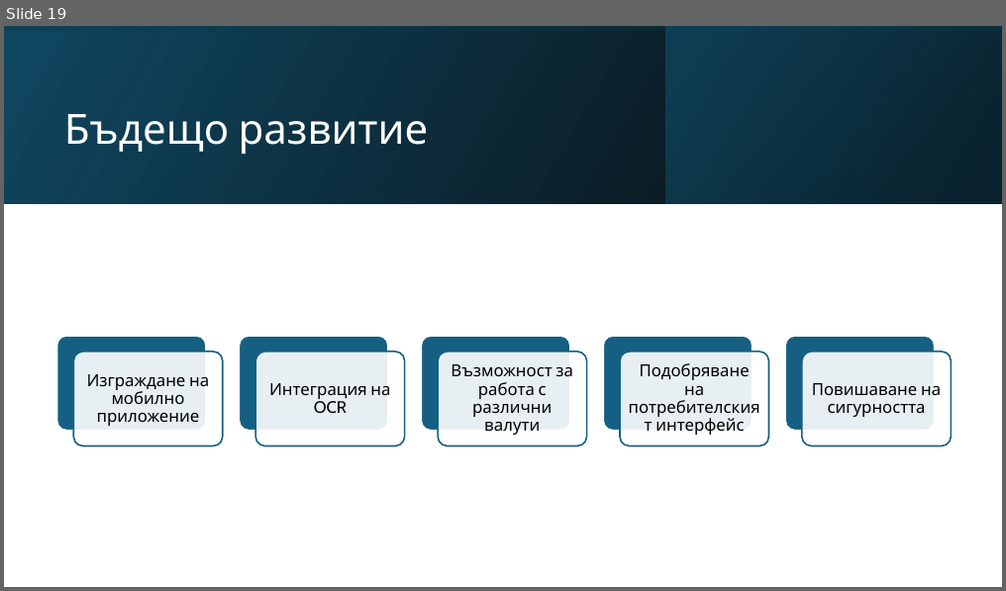
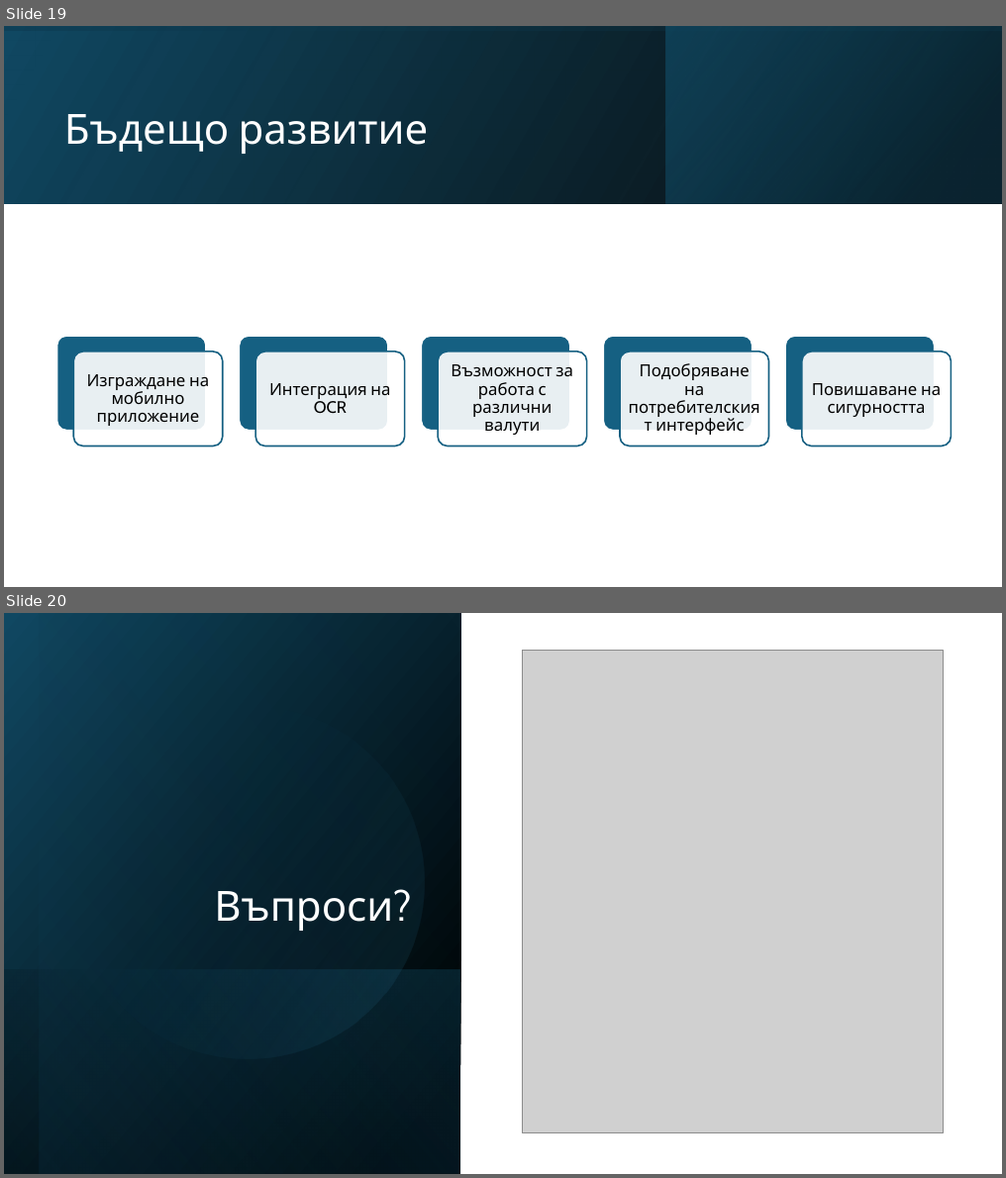
Before and after one commit to Exonault/MastersProject, a slide deck: Document/Presentation.pptx. Shown one above the other, each under a label of ours: slide 19 before the commit, slides 19 and 20 after it. The pictures are 1006x591 and 1006x1178 pixels, drawn with LibreOffice and Linux fonts; fonts in the diff are those of the drawing; grey boxes stand for pictures. Boxes give left, top, right and bottom in pixels: in the first picture for what was removed or moved away, otherwise in the second. Text is boxed around its words. In the diff, an @@ line names an element or a change of style, - is before the commit and + after.

```diff
--- a/Document/Presentation.pptx
+++ b/Document/Presentation.pptx
@@ slide 20 added at [4, 613, 1002, 1174], background #FFFFFF @@
@@ rectangle added at [4, 613, 460, 1174], fill gradient #000000 to #104862 @@
@@ rectangle added at [40, 613, 461, 1174], fill gradient #000000 to #156082 @@
@@ picture added at [522, 651, 943, 1134] @@
@@ ellipse added at [40, 673, 456, 1090], fill gradient #156082 to #46B1E1 @@
@@ title added at [214, 891, 393, 931], 40 pt, text #FFFFFF @@
+Въпроси?
@@ rectangle added at [4, 969, 460, 1174], fill gradient #156082 to #000000 @@
```
Also in this commit, not shown: 1 slide removed.
